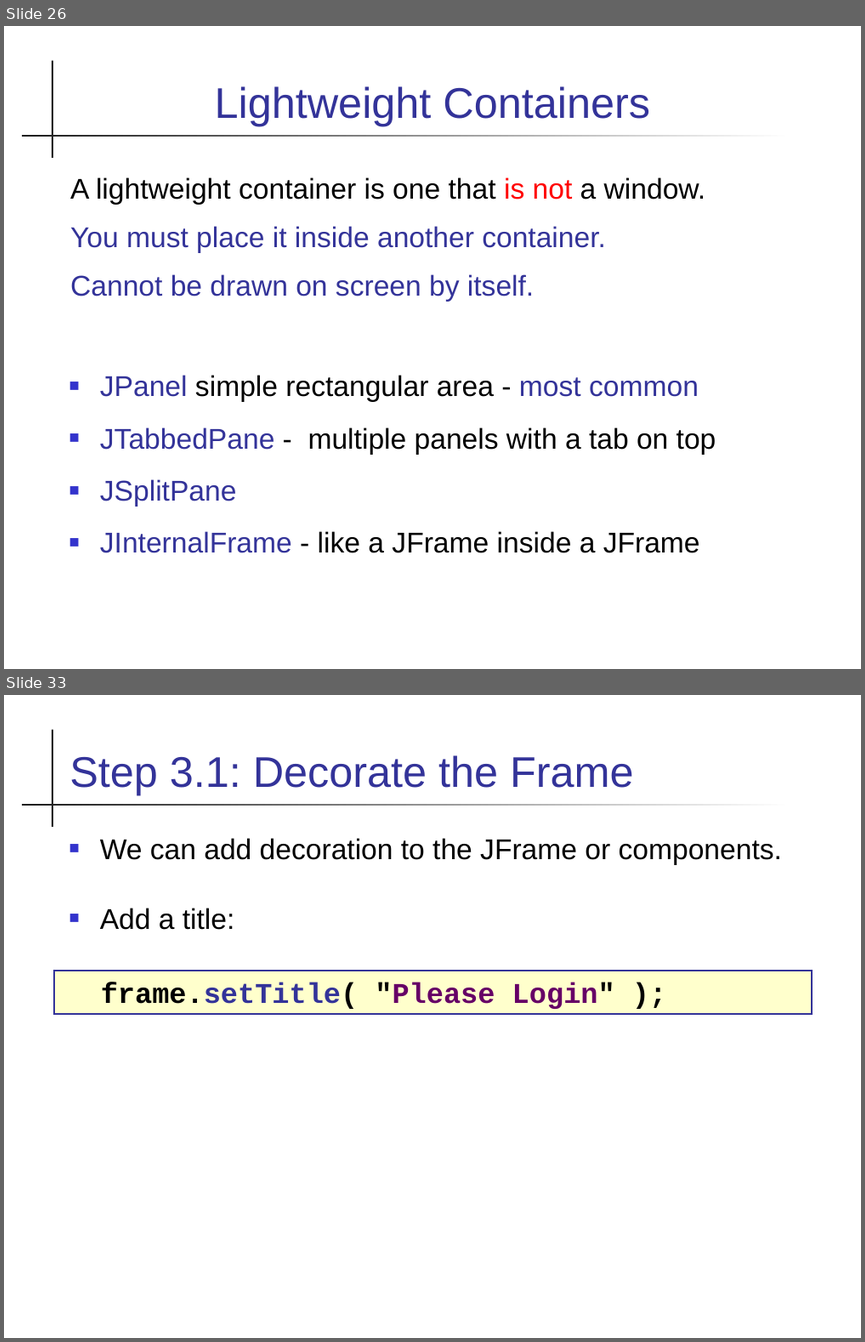
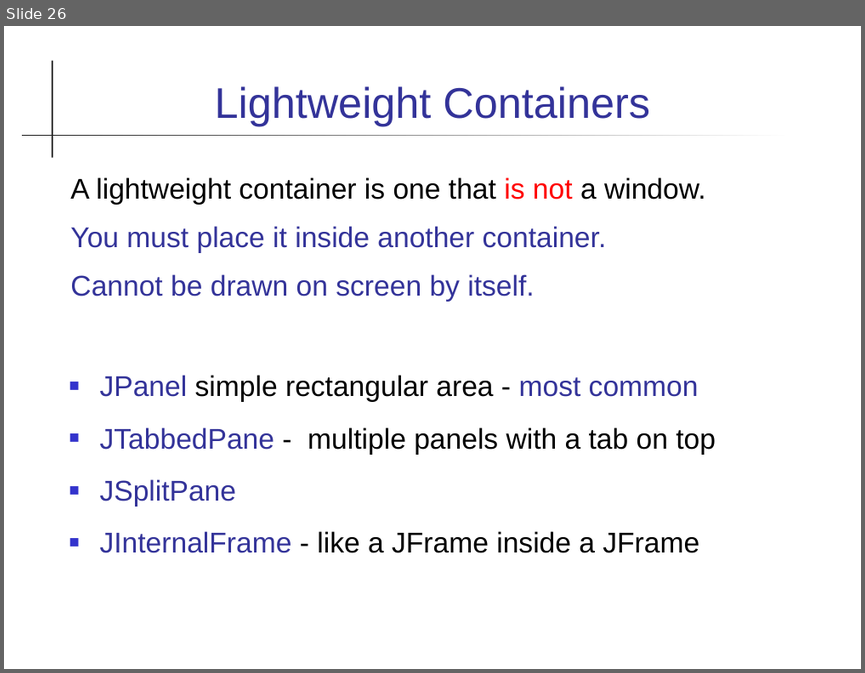
Before and after one commit to skeoop/skeoop.github.io, a slide deck: week7/Graphics-1.ppt. Shown one above the other, each under a label of ours: slides 26 and 33 before the commit, slide 26 after it; the slides between them are not shown. The pictures are 865x1342 and 865x673 pixels, drawn with LibreOffice and Linux fonts; fonts in the diff are those of the drawing. Boxes give left, top, right and bottom in pixels: in the first picture for what was removed or moved away, otherwise in the second. Text is boxed around its words. In the diff, an @@ line names an element or a change of style, - is before the commit and + after.

```diff
--- a/week7/Graphics-1.ppt
+++ b/week7/Graphics-1.ppt
@@ slide 33 removed at (x1=4, y1=695, x2=861, y2=1338), background #FFFFFF; not listed: 2 template elements that a slide beside it also shows @@
@@ title removed at (x1=69, y1=755, x2=634, y2=795) @@
-Step 3.1: Decorate the Frame
@@ text removed at (x1=100, y1=838, x2=782, y2=930) @@
-■ We can add decoration to the JFrame or components.
-■ Add a title:
@@ rectangle removed at (x1=54, y1=971, x2=812, y2=1014) @@
-  frame.setTitle( "Please Login" );
```
Also in this commit, not shown: 8 slides changed, 21 other slides removed, 27 other files.
